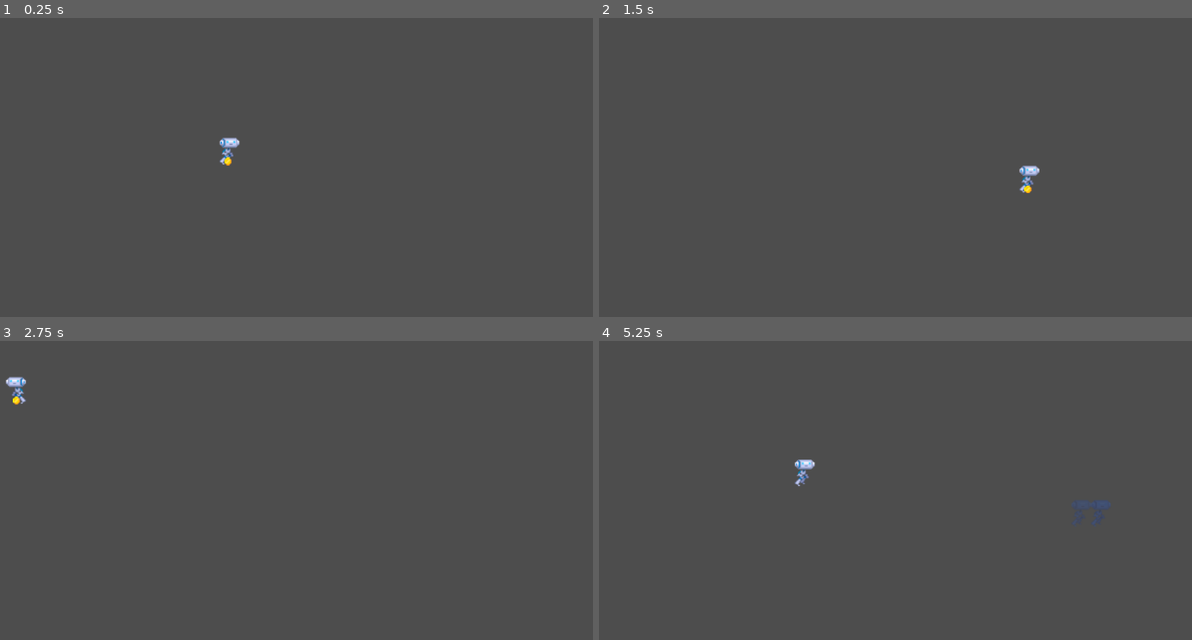
Above: before the commit, frames 1-4 (two rows, left to right).
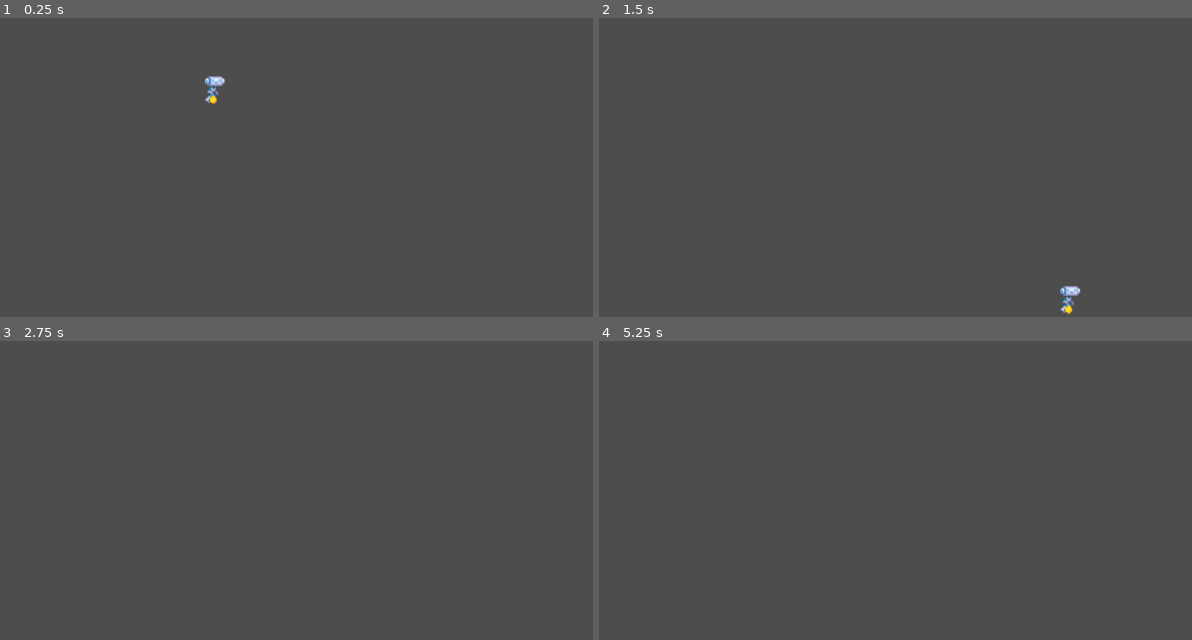
Above: after the commit, the same moments.

Repository: Slabity/LudumDare53
Game: Godot game, scene res://src/player/test_scene.tscn
Same seed, same stepped clock (60 frames per second), same inputs: the game is played once before the commit and once after it. This scene is started directly instead of the project's main scene.
Inputs (mouse positions are in pixels of both pictures, inside the frame that each line leads up to):
- Up to frame 1 (0.25 s): no input
- Up to frame 2 (1.5 s): move the mouse to (788, 194) at 0.52 s; hold Right (ui_right) from 0.53 s (still down); tap K (dash) at 0.6 s; click (788, 194) at 0.67 s; tap J (jump) at 0.77 s; right-click (788, 194) at 0.8 s; move the mouse to (1043, 173) at 1.27 s; right-click (1043, 173) at 1.35 s; click (1043, 173) at 1.42 s
- Up to frame 3 (2.75 s): tap J (jump) at 1.52 s; tap K (dash) at 1.55, 2.1 s; move the mouse to (11, 373) at 2.02 s; release Right (ui_right) at 2.03 s; hold Left (ui_left) from 2.03 s (still down); click (11, 373) at 2.17 s; right-click (11, 373) at 2.3 s
- Up to frame 4 (5.25 s): move the mouse to (865, 436) at 2.77 s; right-click (865, 436) at 2.85 s; click (865, 436) at 2.92 s; tap J (jump) at 3.02, 3.77, 4.52 s; tap K (dash) at 3.05, 3.6, 4.55, 5.1 s; move the mouse to (outside the picture) at 3.52 s; click (outside the picture) at 3.67 s; right-click (outside the picture) at 3.8 s; move the mouse to (990, 415) at 4.27 s; release Left (ui_left) at 4.28 s; hold Right (ui_right) from 4.28 s (still down); right-click (990, 415) at 4.35 s; click (990, 415) at 4.42 s; move the mouse to (682, 454) at 5.02 s; click (682, 454) at 5.17 s

The runs differ from the first frame. In frame 1, 0.4% of the frame differs, in the area x 34-41%, y 19-50%; in frame 2, 0.4%; in frame 3, 0.2%; in frame 4, 0.3%.

Commit message:
Init grapple system.

Diff:
--- a/project.godot
+++ b/project.godot
@@ -47,10 +47,18 @@
 jump={
 "deadzone": 0.5,
 "events": [Object(InputEventKey,"resource_local_to_scene":false,"resource_name":"","device":-1,"window_id":0,"alt_pressed":false,"shift_pressed":false,"ctrl_pressed":false,"meta_pressed":false,"pressed":false,"keycode":0,"physical_keycode":74,"key_label":0,"unicode":106,"echo":false,"script":null)
+, Object(InputEventKey,"resource_local_to_scene":false,"resource_name":"","device":-1,"window_id":0,"alt_pressed":false,"shift_pressed":false,"ctrl_pressed":false,"meta_pressed":false,"pressed":false,"keycode":0,"physical_keycode":32,"key_label":0,"unicode":32,"echo":false,"script":null)
 ]
 }
 dash={
 "deadzone": 0.5,
 "events": [Object(InputEventKey,"resource_local_to_scene":false,"resource_name":"","device":-1,"window_id":0,"alt_pressed":false,"shift_pressed":false,"ctrl_pressed":false,"meta_pressed":false,"pressed":false,"keycode":0,"physical_keycode":75,"key_label":0,"unicode":107,"echo":false,"script":null)
+, Object(InputEventKey,"resource_local_to_scene":false,"resource_name":"","device":-1,"window_id":0,"alt_pressed":false,"shift_pressed":false,"ctrl_pressed":false,"meta_pressed":false,"pressed":false,"keycode":0,"physical_keycode":4194325,"key_label":0,"unicode":0,"echo":false,"script":null)
 ]
 }
+grapple={
+"deadzone": 0.5,
+"events": [Object(InputEventMouseButton,"resource_local_to_scene":false,"resource_name":"","device":-1,"window_id":0,"alt_pressed":false,"shift_pressed":false,"ctrl_pressed":false,"meta_pressed":false,"button_mask":0,"position":Vector2(0, 0),"global_position":Vector2(0, 0),"factor":1.0,"button_index":2,"pressed":false,"double_click":false,"script":null)
+, Object(InputEventJoypadButton,"resource_local_to_scene":false,"resource_name":"","device":-1,"button_index":10,"pressure":0.0,"pressed":false,"script":null)
+]
+}
--- /dev/null
+++ b/src/player/grapple/grapple.gd
@@ -0,0 +1,33 @@
+extends Node2D
+
+@onready var raycast = $RayCast2D
+@export var grapple_length: float = 170.0
+
+signal grapple_attached(hook_location: Vector2)  # global position
+signal grapple_detached
+
+
+func _input(event: InputEvent) -> void:
+	if InputMap.event_is_action(event, "grapple"):
+		if event.pressed:
+			if event is InputEventMouseButton:
+				fire_raycast(get_local_mouse_position())
+			elif event is InputEventJoypadButton:
+				var target_position = Vector2(
+					Input.get_joy_axis(0, JOY_AXIS_RIGHT_X), Input.get_joy_axis(0, JOY_AXIS_RIGHT_Y)
+				)
+				# Apply a deadzone. Shoots up by default.
+				if target_position.length() < 0.2:
+					target_position = Vector2.UP
+
+				fire_raycast(target_position)
+		else:
+			grapple_detached.emit()
+
+
+func fire_raycast(target_position):
+	raycast.target_position = target_position.normalized() * grapple_length
+	raycast.force_raycast_update()
+
+	if raycast.is_colliding():
+		grapple_attached.emit(raycast.get_collision_point())
--- /dev/null
+++ b/src/player/grapple/grapple.tscn
@@ -0,0 +1,8 @@
+[gd_scene load_steps=2 format=3 uid="uid://dsltkjgcvxtv6"]
+
+[ext_resource type="Script" path="res://src/player/grapple/grapple.gd" id="1_avdol"]
+
+[node name="grapple_hook" type="Node2D"]
+script = ExtResource("1_avdol")
+
+[node name="RayCast2D" type="RayCast2D" parent="."]
--- a/src/player/player.gd
+++ b/src/player/player.gd
@@ -21,6 +21,7 @@
 	WALL_KICK_DASH_RESET,
 	WALL_KICK_RECENT,
 	HYPER,
+	GRAPPLE_KICK,
 }
 
 @onready var gravity = ProjectSettings.get("physics/2d/default_gravity")
@@ -41,7 +42,7 @@
 @export var gravity_multiplier = 1.2
 @export var gravity_input_control_up = 0.9
 @export var gravity_input_control_down = 1.1
-@export var move_x_px_lim = 80
+@export var max_x_movement = 3000  # Maximum x movement.
 @export var wall_friction = 0.5
 @export var wall_kick_speed = 300.0
 @export var wall_hard_kick_speed = 1.3
@@ -50,6 +51,10 @@
 @export var hyper_speed = 800.0
 @export var hyper_speed_long = 400.0
 @export var coyote_time = 0.1  # Coyote time: ability to jump after recently leaving the ground.
+@export var grapple_kick_strength = 25.0
+@export var grapple_kick_length = 0.2
+@export var grapple_spring_const = 25.0
+@export var grapple_damp_const = Vector2(1.0, 2.0)
 
 var _dash_dir = Vector2.ZERO
 var _can_dash = true
@@ -68,10 +73,13 @@
 var _forced_end
 @export var _forced_threshold = 26
 
+var grapple_hook_location = Vector2.ZERO
+
 
 func _input(event):
-	if event is InputEventMouseButton and event.button_index == MOUSE_BUTTON_LEFT and event.pressed:
-		force_to(get_global_mouse_position())
+	pass
+	# if event is InputEventMouseButton and event.button_index == MOUSE_BUTTON_LEFT and event.pressed:
+	# 	force_to(get_global_mouse_position())
 
 
 # Forcibly move character to position.
@@ -116,6 +124,7 @@
 		_apply_movement(input_dir, delta)
 		_check_jump(input_dir)
 		_check_dash(input_dir)
+		_apply_grapple(delta)
 		move_and_slide()
 
 		if is_on_floor() and not cooldowns.exists(Cooldowns.DASH_LIMIT):
@@ -161,7 +170,7 @@
 			spd *= wall_hard_kick_influence
 
 		var desired_x = lerpf(velocity.x, input_dir.x * spd, 0.35)
-		velocity.x += clamp(desired_x - velocity.x, -move_x_px_lim, move_x_px_lim)
+		velocity.x += clamp(desired_x - velocity.x, -max_x_movement, max_x_movement)
 		var input_multiplier = 1.0
 		if input_dir.y > 0:
 			input_multiplier = gravity_input_control_down
@@ -283,6 +292,24 @@
 		cooldowns.add(Cooldowns.DASH_EARLY, dash_reset_early)
 
 
+func _apply_grapple(delta):
+	if grapple_hook_location == Vector2.ZERO:
+		return
+
+	var grapple_vector = to_local(grapple_hook_location)
+	var grapple_dir = grapple_vector.normalized()
+
+	# Apply a magical kick force.
+	if cooldowns.exists(Cooldowns.GRAPPLE_KICK):
+		velocity += grapple_dir * grapple_kick_strength
+
+	# Also apply a spring force.
+	var spring_rest_loc = grapple_vector
+	var force = spring_rest_loc * grapple_spring_const
+	force -= grapple_damp_const * velocity
+	velocity += force * delta
+
+
 func _update_animation(input_dir):
 	# Wall jumps briefly lock sprite direction.
 	if input_dir.x != 0 and not cooldowns.exists(Cooldowns.WALL_KICK_ANIM):
@@ -319,3 +346,12 @@
 	# Disable or enable outline based on ability to dash.
 	# sprite.material.set_shader_param("line_color", Color(1, 1, 1, 1 if _can_dash else 0))
 	$DebugDot.visible = !_dashing()
+
+
+func _on_grapple_hook_grapple_detached():
+	grapple_hook_location = Vector2.ZERO
+
+
+func _on_grapple_hook_grapple_attached(hook_location: Vector2):
+	grapple_hook_location = hook_location
+	cooldowns.add(Cooldowns.GRAPPLE_KICK, grapple_kick_length)
--- a/src/player/player.tscn
+++ b/src/player/player.tscn
@@ -1,9 +1,10 @@
-[gd_scene load_steps=6 format=3 uid="uid://b74csm0kdko4a"]
+[gd_scene load_steps=7 format=3 uid="uid://b74csm0kdko4a"]
 
 [ext_resource type="Script" path="res://src/player/player.gd" id="1_hj51j"]
 [ext_resource type="Texture2D" uid="uid://cvanx1etquv83" path="res://src/player/robot_demo.png" id="1_pqllh"]
 [ext_resource type="PackedScene" uid="uid://b5sd73yadu1wj" path="res://src/utils/cooldowns.tscn" id="3_4k5eq"]
 [ext_resource type="Texture2D" uid="uid://bmniq7827svrg" path="res://src/player/coin.png" id="4_evvp3"]
+[ext_resource type="PackedScene" uid="uid://dsltkjgcvxtv6" path="res://src/player/grapple/grapple.tscn" id="5_y580y"]
 
 [sub_resource type="RectangleShape2D" id="RectangleShape2D_3mqu2"]
 
@@ -20,6 +21,9 @@
 
 [node name="Cooldowns" parent="." instance=ExtResource("3_4k5eq")]
 
+[node name="DebugCast" type="RayCast2D" parent="."]
+target_position = Vector2(-20, 0)
+
 [node name="FloorDetector" type="RayCast2D" parent="."]
 target_position = Vector2(0, 17)
 
@@ -33,3 +37,8 @@
 position = Vector2(0, 11)
 texture = ExtResource("4_evvp3")
 hframes = 4
+
+[node name="grapple_hook" parent="." instance=ExtResource("5_y580y")]
+
+[connection signal="grapple_attached" from="grapple_hook" to="." method="_on_grapple_hook_grapple_attached"]
+[connection signal="grapple_detached" from="grapple_hook" to="." method="_on_grapple_hook_grapple_detached"]
--- a/src/player/test_scene.tscn
+++ b/src/player/test_scene.tscn
@@ -9,16 +9,21 @@
 [sub_resource type="RectangleShape2D" id="RectangleShape2D_3geyr"]
 size = Vector2(59.375, 49)
 
+[sub_resource type="RectangleShape2D" id="RectangleShape2D_qioph"]
+size = Vector2(197.5, 23)
+
 [sub_resource type="RectangleShape2D" id="RectangleShape2D_ulqh2"]
 size = Vector2(677, 20)
 
 [node name="test_scene" type="Node2D"]
 
+[node name="Player" parent="." instance=ExtResource("1_33vo3")]
+position = Vector2(-15, -63)
+dash_trail_sprite = ExtResource("2_5a30t")
+grapple_damp_const = Vector2(1, 4)
+
 [node name="Camera2D" type="Camera2D" parent="."]
 zoom = Vector2(1.547, 1.547)
-
-[node name="Player" parent="." instance=ExtResource("1_33vo3")]
-dash_trail_sprite = ExtResource("2_5a30t")
 
 [node name="StaticBody2D" type="StaticBody2D" parent="."]
 
@@ -30,6 +35,10 @@
 position = Vector2(173, 92)
 shape = SubResource("RectangleShape2D_3geyr")
 
+[node name="CollisionShape2D4" type="CollisionShape2D" parent="StaticBody2D"]
+position = Vector2(227, -190)
+shape = SubResource("RectangleShape2D_qioph")
+
 [node name="CollisionShape2D" type="CollisionShape2D" parent="StaticBody2D"]
-position = Vector2(71.5, 180)
+position = Vector2(72, 211)
 shape = SubResource("RectangleShape2D_ulqh2")
Not shown: 1 places in src/player/test_scene.tscn that only renumber resources
